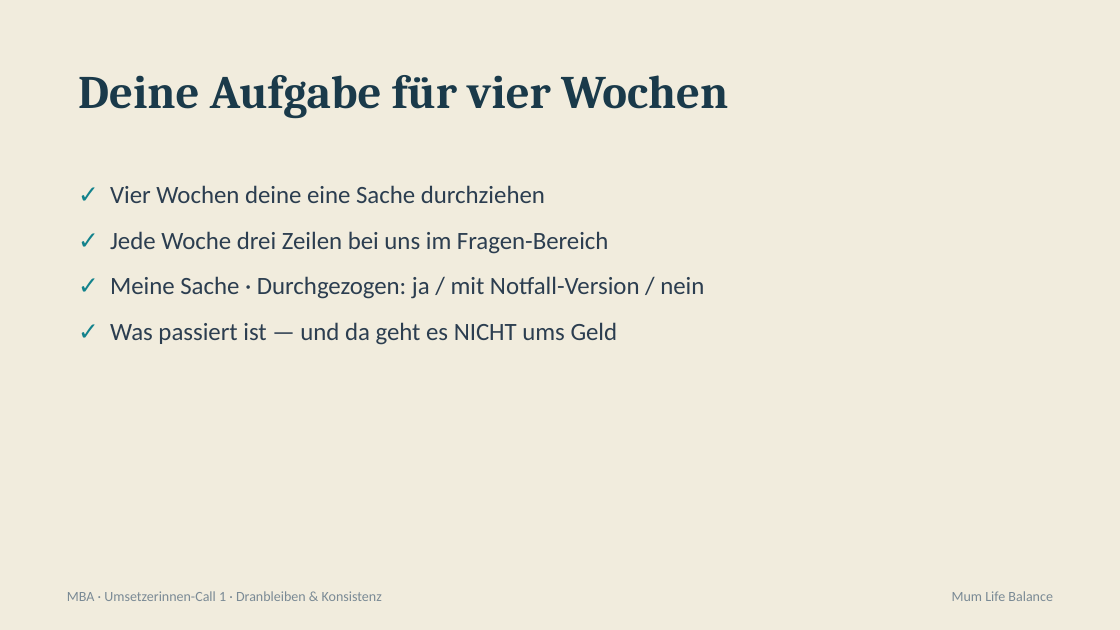
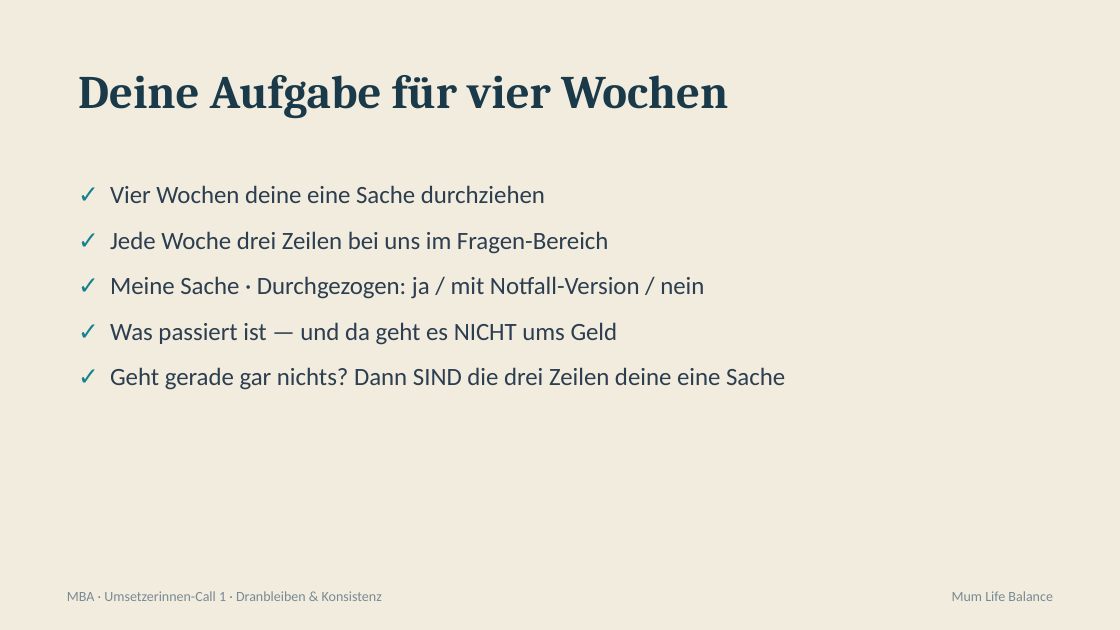
Before and after one commit to pnulmann-hue/mumlifebalance-workspace, a slide deck: slide 19 of outputs/produkte/mba/praesentationen/call-01-dranbleiben.pptx (slide 17 before the commit). Drawn at 1120x630 pixels with LibreOffice and Linux fonts; fonts in the diff are those of the drawing. Boxes give left, top, right and bottom in pixels: in the first picture for what was removed or moved away, otherwise in the second. Text is boxed around its words. In the diff, an @@ line names an element or a change of style, - is before the commit and + after.

```diff
--- a/outputs/produkte/mba/praesentationen/call-01-dranbleiben.pptx
+++ b/outputs/produkte/mba/praesentationen/call-01-dranbleiben.pptx
@@ text at (110,367,785,390): paragraph added @@
+✓ Geht gerade gar nichts? Dann SIND die drei Zeilen deine eine Sache
```
Also in this commit, not shown: 3 other slides changed, 2 slides added, 3 other files.
